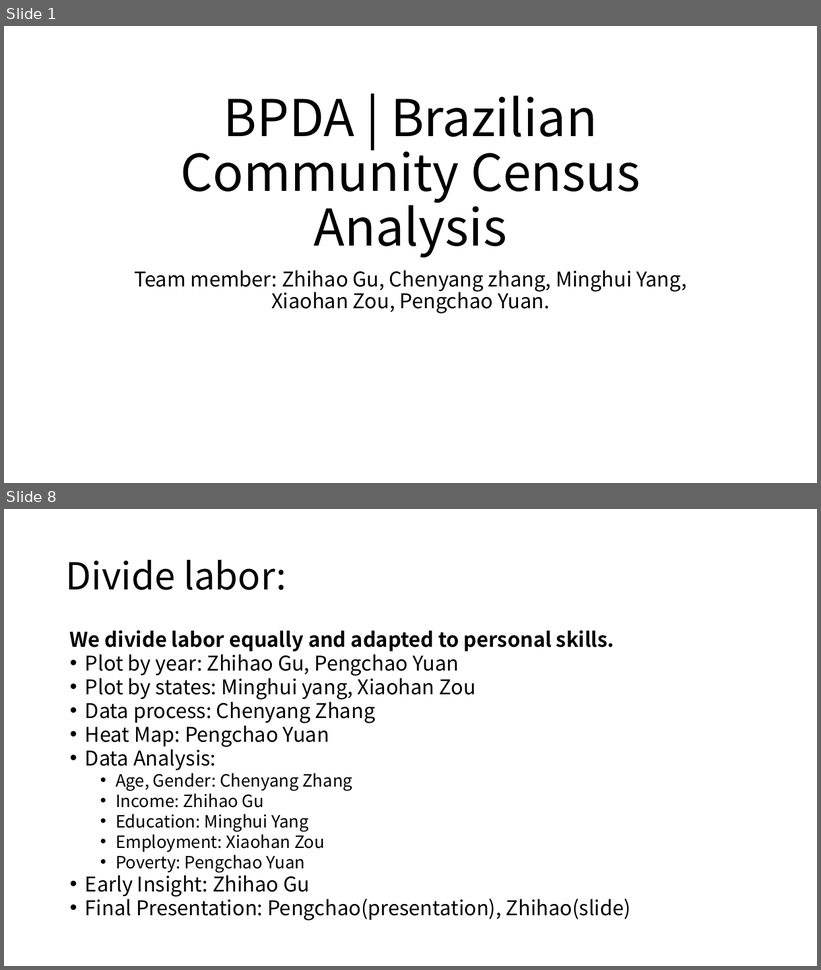
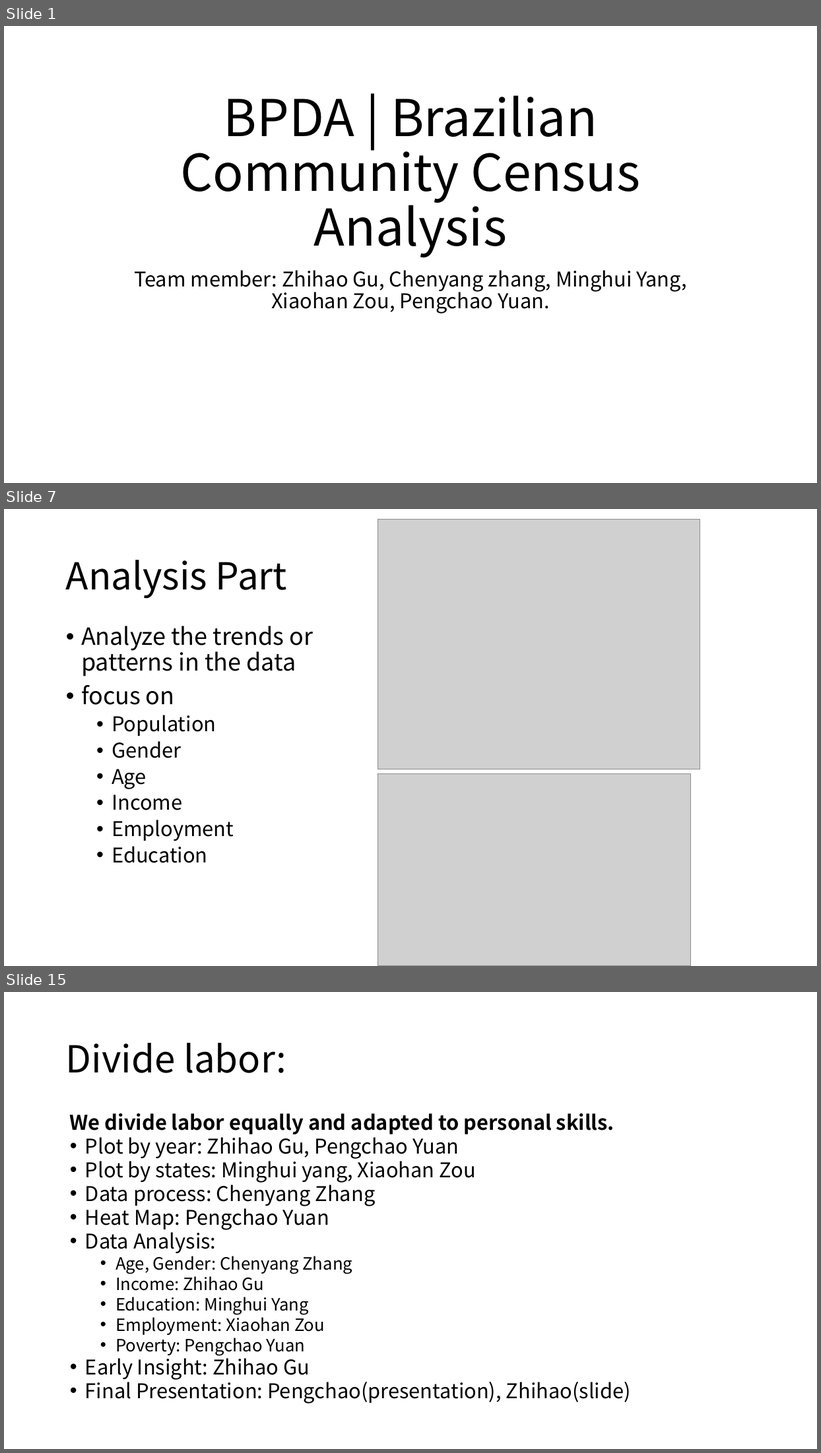
Before and after one commit to BU-Spark/ds-boston-bpda-br-census, a slide deck: Team 3 Project Deliverable/Final Presentation.pptx. Shown one above the other, each under a label of ours: slides 1 and 8 before the commit, slides 1, 7 and 15 after it; the slides between them are not shown. The pictures are 821x970 and 821x1453 pixels, drawn with LibreOffice and Linux fonts; fonts in the diff are those of the drawing; grey boxes stand for pictures. Boxes give left, top, right and bottom in pixels: in the first picture for what was removed or moved away, otherwise in the second. Text is boxed around its words. In the diff, an @@ line names an element or a change of style, - is before the commit and + after.

```diff
--- a/Team 3 Project Deliverable/Final Presentation.pptx
+++ b/Team 3 Project Deliverable/Final Presentation.pptx
@@ slide 7 added at bbox=[4, 509, 817, 966], background #FFFFFF @@
@@ picture added at bbox=[378, 519, 700, 770] @@
@@ title added at bbox=[66, 560, 287, 599], 44 pt, text #000000 @@
+Analysis Part
@@ text added at bbox=[81, 626, 314, 863], 24 pt, text #000000 @@
+• Analyze the trends or patterns in the data
+• focus on
+  • Population
+  • Gender
+  • Age
+  • Income
+  • Employment
+  • Education
@@ picture added at bbox=[378, 774, 691, 966] @@
@@ what was slide 8 is now slide 15 @@
```
Also in this commit, not shown: 2 slides changed, 11 other slides added, 4 slides removed, 4 other files.
